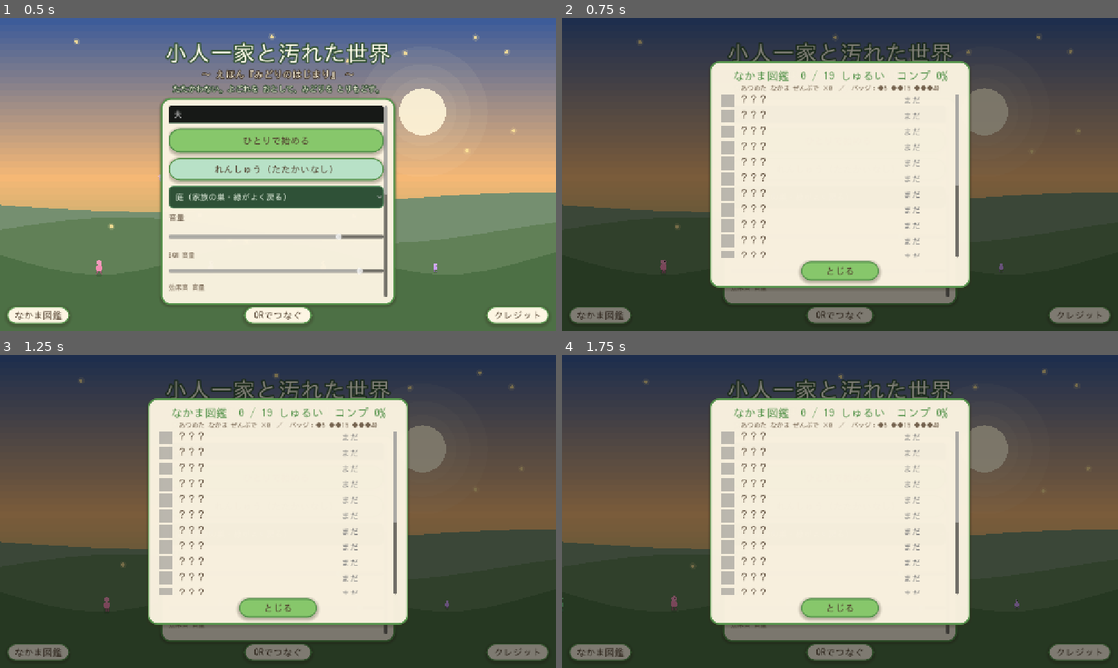
Above: before the commit, frames 1-4 (two rows, left to right).
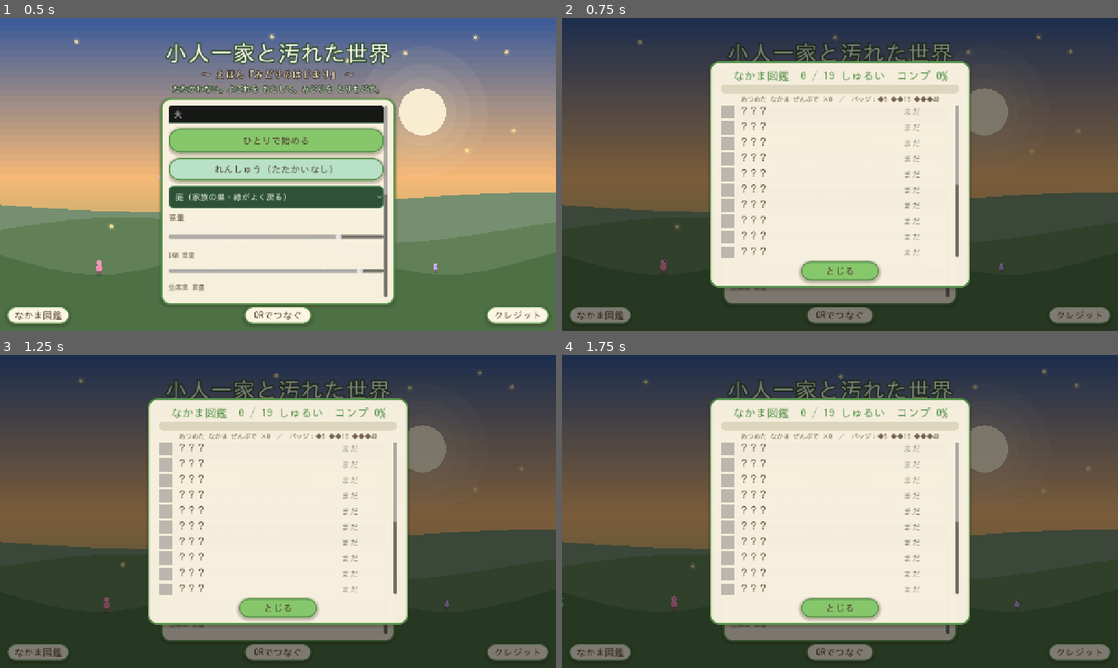
Above: after the commit, the same moments.

Repository: amami-cell/susabiyu-ig-auto
Game: Godot game, scene res://scenes/main.tscn
The game is run twice, just before and just after one commit, with the same random seed, the same clock (stepped at 60 frames per second) and the same inputs.
Inputs:
- Up to frame 1 (0.5 s): no input
- Up to frame 2 (0.75 s): click "なかま図鑑" at 0.5 s
- Up to frame 3 (1.25 s): no input
- Up to frame 4 (1.75 s): click "ひとりで始める" at 1.25 s

Frame 1 is identical in both runs. In frame 2, 2.8% of the frame differs, in the area x 28-72%, y 21-77%; in frame 3, 2.8%; in frame 4, 2.8%.

Commit message:
最強化㉙なかま図鑑の達成感：集めた種類の“のびる帯”＋コンプ演出
図鑑ビューアのコンプ率が 数字だけだったのを、緑の進捗バーで見える化＝“あと少し集めたい”を
引き出す。全種そろうと 帯が金色になり、見出しに「★コンプリート！★」＝やり込みのごほうびを一目で。

- _show_dex：見出しの下に ProgressBar（found/總種）を追加。受け皿は生成り、進みは緑、
  コンプ時は金（StyleBoxFlatで角丸・色を明示）。
- 見出しは コンプ時だけ「★コンプリート！★」を付す。

selftest OK。実描画（--dexshot）で 緑の進捗バーが 集めた分だけ のびて表示されるのを確認。

Co-Authored-By: Claude Opus 4.8 <noreply@anthropic.com>
Claude-Session: https://claude.ai/code/session_01Vw7YN8y4ArxBhwqv8CY4gx

Diff:
--- a/kobito-3d/scenes/ui/lobby.gd
+++ b/kobito-3d/scenes/ui/lobby.gd
@@ -609,11 +609,32 @@
 	vb.add_theme_constant_override("separation", 6)
 	box.add_child(vb)
 
+	var complete := found >= DEX_SPECIES.size()
 	var head := Label.new()
 	head.horizontal_alignment = HORIZONTAL_ALIGNMENT_CENTER
 	head.text = "なかま図鑑　%d / %d しゅるい　コンプ %d%%" % [found, DEX_SPECIES.size(), comp]
+	if complete:
+		head.text += "　★コンプリート！★"
 	UIKit.style_label(head, 26, UIKit.GREEN_DK)
 	vb.add_child(head)
+
+	# 達成感：あつめた種類の進み具合を “のびる帯”で見える化（数字だけより 集めたくなる）。
+	# コンプで 金色に変わる＝やり込みのごほうびが 一目で分かる。
+	var bar := ProgressBar.new()
+	bar.min_value = 0.0
+	bar.max_value = float(DEX_SPECIES.size())
+	bar.value = float(found)
+	bar.show_percentage = false
+	bar.custom_minimum_size = Vector2(0, 20)
+	var bar_bg := StyleBoxFlat.new()
+	bar_bg.bg_color = Color(0.86, 0.84, 0.74)          # 生成りの受け皿
+	bar_bg.set_corner_radius_all(10)
+	var bar_fg := StyleBoxFlat.new()
+	bar_fg.bg_color = UIKit.GOLD if complete else UIKit.GREEN   # 進み＝緑／コンプ＝金
+	bar_fg.set_corner_radius_all(10)
+	bar.add_theme_stylebox_override("background", bar_bg)
+	bar.add_theme_stylebox_override("fill", bar_fg)
+	vb.add_child(bar)
 
 	# 累計とバッジの凡例＝「同じ種を集めるほど バッジが育つ」やり込みを一目で伝える。
 	var sub := Label.new()
